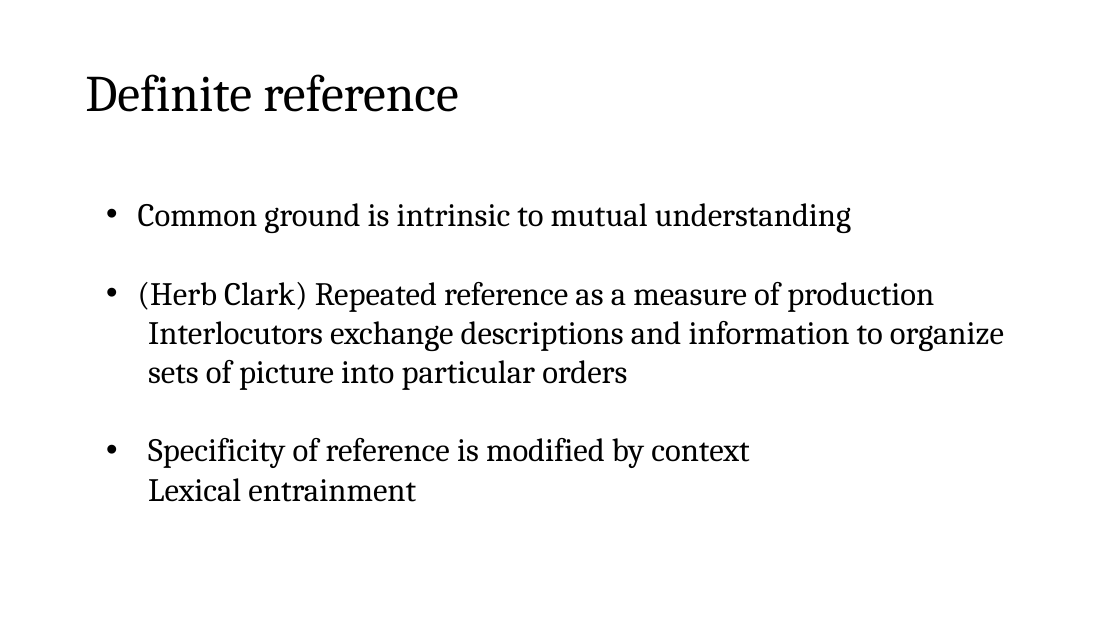
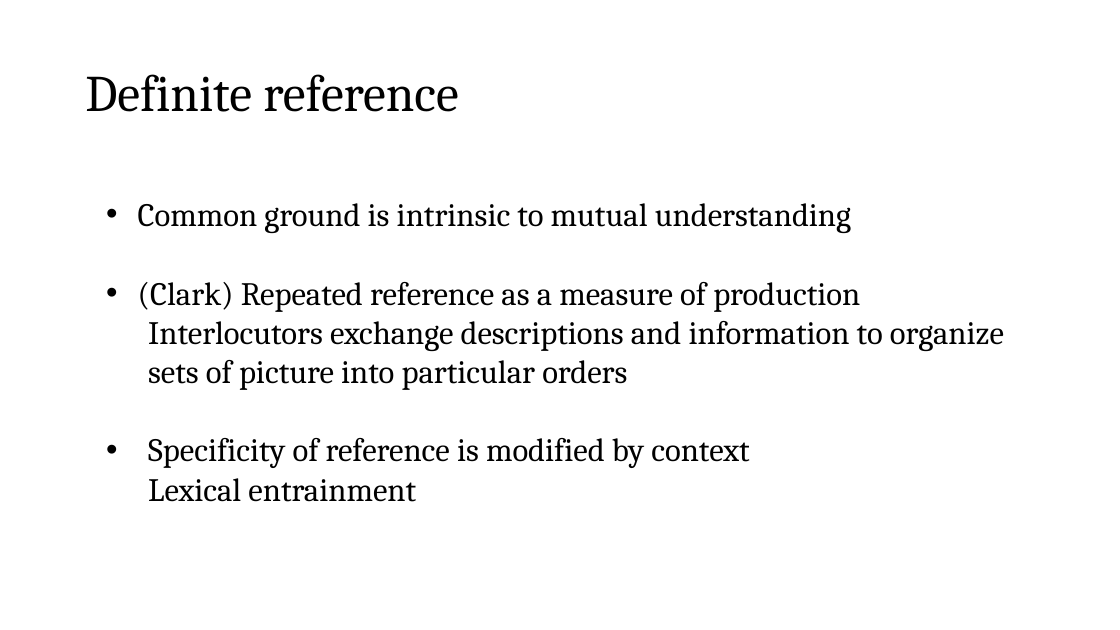
Before and after one commit to vini-macuch-silva/intro-to-psycholinguistics, a slide deck: slide 18 of materials/S02/Slides-S02.pptx (slide 16 before the commit). Drawn at 1120x630 pixels with LibreOffice and Linux fonts; fonts in the diff are those of the drawing. Boxes give left, top, right and bottom in pixels: in the first picture for what was removed or moved away, otherwise in the second. Text is boxed around its words. In the diff, an @@ line names an element or a change of style, - is before the commit and + after.

```diff
--- a/materials/S02/Slides-S02.pptx
+++ b/materials/S02/Slides-S02.pptx
@@ text at (138,282,860,312): text changed @@
-• (Herb Clark) Repeated reference as a measure of production
+• (Clark) Repeated reference as a measure of production
```
Also in this commit, not shown: 1 other slide changed, 2 slides added, 3 other files.
